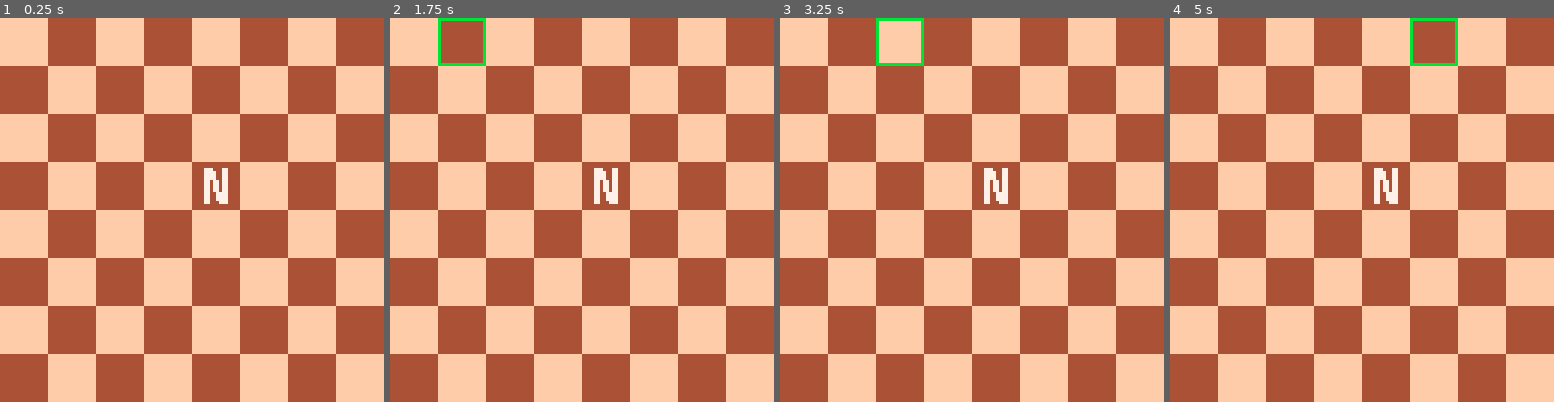
Above: before the commit, frames 1-4 (left to right).
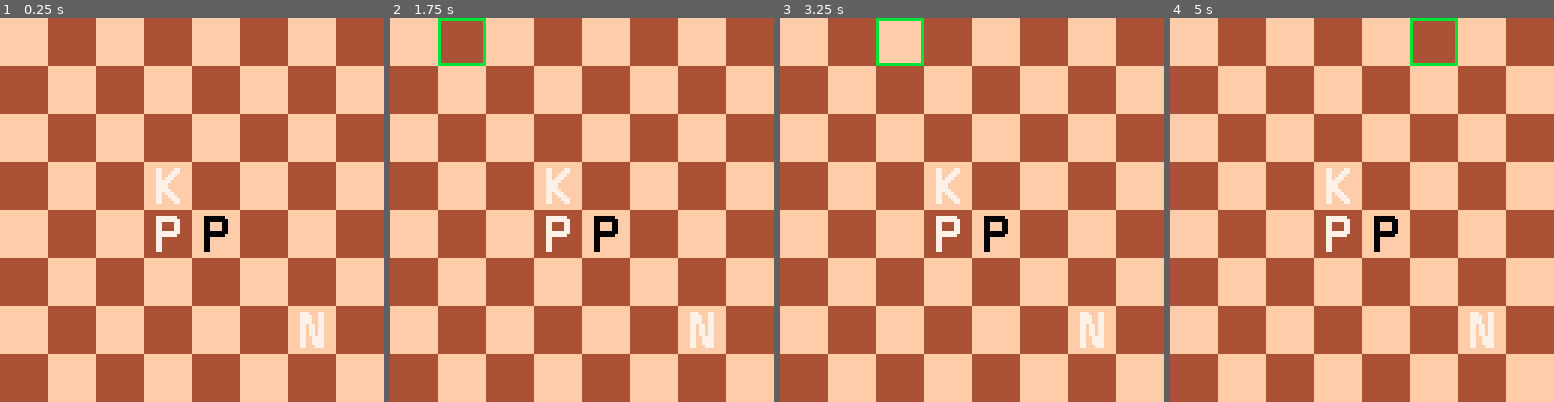
Above: after the commit, the same moments.

Repository: GrayFennec/p8chess
Game: PICO-8 cartridge chess.p8
Same seed, same stepped clock (60 frames per second), same inputs: the game is played once before the commit and once after it.
Inputs:
- Up to frame 1 (0.25 s): no input
- Up to frame 2 (1.75 s): hold Right from 1.6 s (still down)
- Up to frame 3 (3.25 s): release Right at 2.1 s; hold Up 2.15-2.42 s; hold Right 2.47-3.03 s; hold Left from 3.08 s (still down)
- Up to frame 4 (5 s): release Left at 3.58 s; hold Down 3.63-3.97 s; hold Right 4.02-4.68 s; hold Up from 4.73 s (still down)

The runs differ from the first frame. In frame 1, 1.8% of the frame differs, in the area x 40-85%, y 39-86%; in frame 2, 1.8%; in frame 3, 1.8%; in frame 4, 1.8%.

Commit message:
added basic pawn and king constructors and moves

Diff:
--- a/chess.p8
+++ b/chess.p8
@@ -21,7 +21,10 @@
 function _init()
 	--init board to 8x8
 	init_board(brdw,brdh)
-	new_knight(4,5,0)
+	new_knight(7,7,0)
+	new_king(4,4,0)
+	new_pawn(5,4,0)
+	new_pawn(5,5,1)
 end
 
 --initalizes empty nxm board
@@ -57,7 +60,13 @@
 	pawn = new_piece(r,c,p)
 	pawn.sprnum = 0
 	pawn.legmov = function(this)
-		moves = {}
+	 --calculate one row foward
+		if p == 0 then
+			fow = r-1
+		else
+			fow = r+1
+		end
+		moves = {{fow,c}}
 		return moves
 	end
 	add_piece(pawn,r,c)
@@ -84,6 +93,23 @@
 	add_piece(knight,r,c)
 end
 
+--creates a new king
+function new_king(r,c,p)
+	king = new_piece(r,c,p)
+	king.sprnum = 10
+	king.legmov = function(this)
+	 --calculate values one away
+		oup = r-1
+		odo = r+1
+		ole = c-1
+		ori = c+1
+		--add possible moves
+		moves = {{oup, ole},{oup,ori},{r,ole},{r,ori},{odo,ole},{odo,ori},{odo,c},{oup,c}}
+		return moves
+	end
+	add_piece(king,r,c)
+end
+
 function _update()
 	--increment tick
 	t = (t+1)%16
Not shown, changed: 24 lines of the sprite sheet (__gfx__) section of chess.p8
